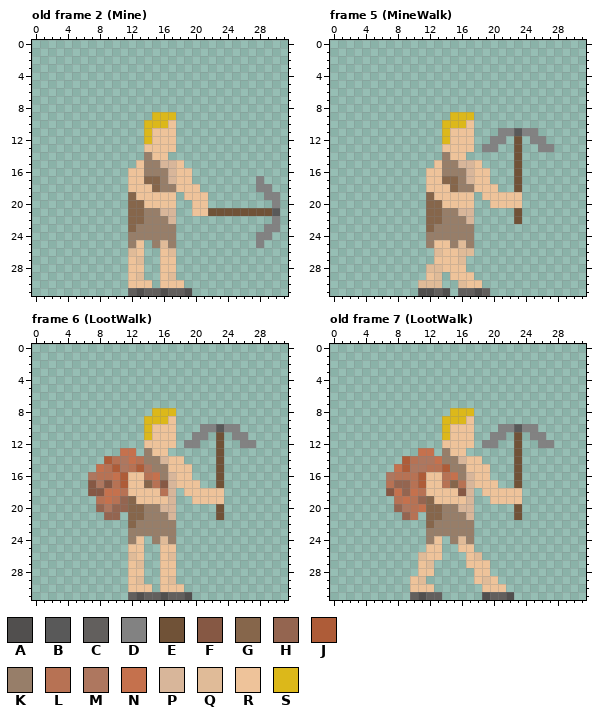
File history of a pixel-art file, pictures/Miner.aseprite. The picture above is the old version.
32x32 pixels, 8 frames. Shown: old frame 2 (Mine), frame 5 (MineWalk), frame 6 (LootWalk), old frame 7 (LootWalk). The commit also changed other frames, which this record leaves out.
Palette (. is transparent): A #514f4e  B #595959  C #625f5d  D #828282  E #705237  F #865844  G #86664b  H #946550  J #ae5c38  K #977e69  L #b77254  M #ae775f  N #c5714d  P #d8b69a  Q #e0bb98  R #eec39a  S #dcb81a
Pixels before, old frame 2 (Mine), first column x 12:
 9 ...SSS.............
10 ..SSSR.............
11 ..SRRR.............
12 ..SRRR.............
13 ..RRRR.............
14 ..KRR..............
15 .RKKPPR............
16 RRKKKPRR...........
17 RRGGKPRR........D..
18 RRRGKKRRR.......DD.
19 GRRRRR.RRR.......DD
20 GGRRRR..RR........D
21 GGKKPP..RREEEEEEEEB
22 GGKKKP............D
23 GKKKKK...........DD
24 KKKKKK..........DD.
25 KR.KQK..........D..
26 QR..RQ.............
27 RQ..RR.............
28 RR..RR.............
29 RQ..RQ.............
30 RRR.RRR............
31 CACCACCA...........
Pixels before, frame 5 (MineWalk), first column x 11:
 9 ....SSS..........
10 ...SSSR..........
11 ...SRRR...DDBDD..
12 ...SRRR..DD.E.DD.
13 ...RRRR.DD..E..DD
14 ...KRR......E....
15 ..RKKPPR....E....
16 .RRKKKPRR...E....
17 .RRGGKPRR...E....
18 .RRRGKKRRR..E....
19 .GRRRRR.RRRRR....
20 .GGRRRR..RRRR....
21 .GGKKPP.....E....
22 .GGKKKP.....E....
23 .GKKKKK..........
24 .KKKKKK..........
25 .KRRKQK..........
26 ..QRRQQ..........
27 ..RRRQ...........
28 .QQRRR...........
29 .RQ.RRR..........
30 QQQ..QRR.........
31 AACA.CCAC........
Pixels before, frame 6 (LootWalk), first column x 7:
 8 ........SSS..........
 9 .......SSSR..........
10 .......SRRR...DDBDD..
11 .......SRRR..DD.E.DD.
12 .......RRRR.DD..E..DD
13 ....NN.KRR......E....
14 ..JLMNLKKPRR....E....
15 .NLJMLJMKKRRR...E....
16 MLLNJRRLNKPRR...E....
17 FMFLJRRGLFPRRR..E....
18 FFNNLRRRRLP.RRRRR....
19 .LNLHGRRRRP..RRRR....
20 .HMHHGGKKPP.....E....
21 ..HH.GGKKKP.....E....
22 .....GKKKKK..........
23 .....KKKKKK..........
24 .....KR.KQK..........
25 .....RR..RR..........
26 .....QR..RQ..........
27 .....RQ..RR..........
28 .....RR..RR..........
29 .....RQ..RQ..........
30 .....RRR.RRR.........
31 .....CACCACCA........
Pixels before, old frame 7 (LootWalk), first column x 7:
 8 ........SSS..........
 9 .......SSSR..........
10 .......SRRR...DDBDD..
11 .......SRRR..DD.E.DD.
12 .......RRRR.DD..E..DD
13 ....NN.KRR......E....
14 ..JLMMNKKPRR....E....
15 .NJMMLLJKKRRR...E....
16 MLLLJRRLNKPRR...E....
17 LHHLJRRLGLPRRR..E....
18 FNHNLRRRRFP.RRRRR....
19 .LNLHGRRRRP..RRRR....
20 .HMLNGGKKPP.....E....
21 ..HL.GGKKKP.....E....
22 .....GKKKKK..........
23 .....KKKKKK..........
24 .....KR.KQK..........
25 .....RR..RR..........
26 ....QRR...RQ.........
27 ....RQ....RRR........
28 ....RR.....RR........
29 ...RQ......RQR.......
30 ...RRR......RRR......
31 ...CACC.....ACCA.....
New version:
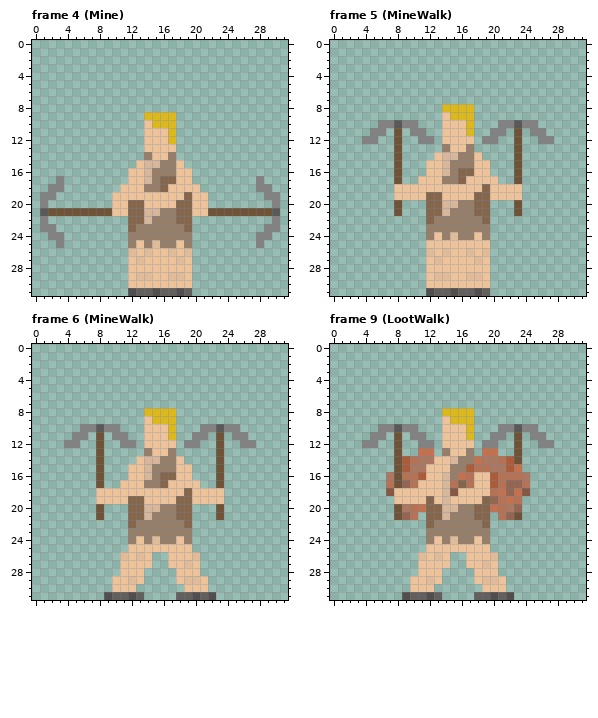
A new or re-ordered frame is compared with the old frame closest to it.
Edits made:
frames 8 -> 10
layer "Layer 2" added
frames re-ordered
Frame 4 (Mine) against old frame 2 (Mine), layer "Layer 2":
y 9: x 14 . -> S
y 10..12: x 14 S -> R; x 17 R -> S
y 14: x 17 . -> K
y 15: x 14..17 KKPP -> PPKK
y 16: x 14 K -> P; x 17 P -> K
y 17: x 3 . -> D; x 14..17 GGKP -> PKGG
y 18: x 2..3 .. -> DD; x 11 . -> R; x 14..17 RGKK -> KKGR
y 19: x 1..2 .. -> DD; x 10..12 ..G -> RRR; x 18..19 .R -> RG
y 20: x 1 . -> D; x 10..11 .. -> RR; x 18..19 .. -> GG
y 21: x 1..11 ........... -> BEEEEEEEERR; x 14..19 KKPP.. -> PPKKGG
y 22: x 1 . -> D; x 14 K -> P; x 17..19 P.. -> KGG
y 23: x 1..2 .. -> DD; x 18..19 .. -> KG
y 24: x 2..3 .. -> DD; x 18..19 .. -> KK
y 25: x 3 . -> D; x 14..16 .KQ -> KQK; x 18..19 .. -> RK
y 26: x 14..15 .. -> QR; x 18..19 .. -> RQ
y 27: x 14..15 .. -> RR; x 18..19 .. -> QR
y 28: x 14..15 .. -> RR; x 18..19 .. -> RR
y 29: x 14..15 .. -> QR; x 18..19 .. -> QR
y 30: x 15 . -> R; x 19 . -> R
y 31: x 12..13 CA -> AC; x 15..16 CA -> AC; x 18..19 CA -> AC
Frame 5 (MineWalk), layers "Layer 2", "Layer 1":
y 8: x 14..17 .... -> SSSS
y 9: x 14 . -> R
y 10: x 6..10 ..... -> DDBDD; x 14..17 SSSR -> RRRS; x 21..25 ..... -> DDBDD
y 11: x 5..6 .. -> DD; x 8 . -> E; x 10..11 .. -> DD; x 14 S -> R; x 17 R -> S; x 20 . -> D; x 22..24 DBD -> .E.; x 26 . -> D
y 12: x 4..5 .. -> DD; x 8 . -> E; x 11..12 .. -> DD; x 14 S -> R; x 19 . -> D; x 21 D -> .; x 25 D -> .; x 27 . -> D
y 13: x 8 . -> E; x 14 R -> K; x 17 R -> K; x 19..20 DD -> ..; x 26..27 DD -> ..
y 14: x 8 . -> E; x 13..18 .KRR.. -> RPPKKR
y 15: x 8 . -> E; x 12 . -> R; x 14 K -> P; x 16..17 PP -> KK; x 19 . -> R
y 16: x 8 . -> E; x 14 K -> P; x 16..17 KP -> GG
y 17: x 8 . -> E; x 11 . -> R; x 14..17 GGKP -> KKGR; x 20 . -> R
y 18: x 8..11 .... -> RRRR; x 15..17 GKK -> RRR; x 19 R -> G; x 21..23 ..E -> RRR
y 19: x 8..11 .... -> RRRR; x 13 R -> G; x 18..19 .R -> GG
y 20: x 8 . -> E; x 14..23 RRRR..RRRR -> PPKKGG...E
y 21: x 8 . -> E; x 14 K -> P; x 16..19 PP.. -> KKGG
y 22: x 13 G -> K; x 17..19 P.. -> KKG; x 23 E -> .
y 23: x 12 G -> K; x 18..19 .. -> KK
y 24: x 13 K -> R; x 15 K -> Q; x 18..19 .. -> RK
y 25: x 12 K -> R; x 15..19 KQK.. -> RRRRR
y 26: x 12..14 .QR -> QRQ; x 16 Q -> R; x 18..19 .. -> RQ
y 27: x 12..13 .R -> RQ; x 16..19 Q... -> RRQR
y 28: x 12..13 QQ -> RR; x 17..19 ... -> RRR
y 29: x 14 . -> Q; x 17..19 R.. -> QQR
y 30: x 11..16 QQQ..Q -> .RRRRR; x 19 . -> R
y 31: x 11 A -> .; x 14..15 A. -> CA
Frame 6 (MineWalk), layers "Layer 2", "Layer 1":
y 8: x 14 . -> S
y 9: x 14 S -> R; x 17 R -> S
y 10: x 6..10 ..... -> DDBDD; x 14 S -> R; x 17 R -> S
y 11: x 5..6 .. -> DD; x 8 . -> E; x 10..11 .. -> DD; x 14 S -> R; x 17 R -> S
y 12: x 4..5 .. -> DD; x 8 . -> E; x 11..12 .. -> DD
y 13: x 8 . -> E; x 11..12 NN -> ..; x 17 . -> K
y 14: x 8..17 .JLMNLKKPR -> E....RPPKK
y 15: x 8..14 NLJMLJM -> E...RRP; x 17 R -> K
y 16: x 7..11 MLLNJ -> .E...; x 14..17 LNKP -> PKGG
y 17: x 7..11 FMFLJ -> .E..R; x 14..17 GLFP -> KKGR
y 18: x 7..11 FFNNL -> .RRRR; x 16..19 LP.R -> RRRG
y 19: x 8..11 LNLH -> RRRR; x 13 R -> G; x 17..19 P.. -> RGG
y 20: x 8..11 HMHH -> E...; x 14..19 KKPP.. -> PPKKGG
y 21: x 8..10 .HH -> E..; x 14 K -> P; x 17..19 P.. -> KGG
y 22: x 18..19 .. -> KG
y 23: x 18..19 .. -> KK
y 24: x 14..16 .KQ -> KQK; x 18..19 .. -> RK
y 25: x 14..15 .. -> RR; x 18..19 .. -> RR
y 26: x 11..14 .QR. -> QRQR; x 16..20 RQ... -> .RRRQ
y 27: x 11 . -> R; x 13..14 Q. -> RR; x 16 R -> .; x 18..20 ... -> RQR
y 28: x 11 . -> R; x 16..20 RR... -> ..RRR
y 29: x 10..13 ..RQ -> RRQR; x 16..21 RQ.... -> ..RQQR
y 30: x 10..11 .. -> RR; x 13..14 RR -> ..; x 16..21 RRR... -> ...RRR
y 31: x 9..17 ...CACCAC -> ACCAC....; x 19..22 A... -> CACA
Frame 9 (LootWalk) is new; against old frame 7 (LootWalk), layer "Layer 2":
y 8: x 14 . -> S
y 9: x 14 S -> R; x 17 R -> S
y 10: x 6..10 ..... -> DDBDD; x 14 S -> R; x 17 R -> S
y 11: x 5..6 .. -> DD; x 8 . -> E; x 10..11 .. -> DD; x 14 S -> R; x 17 R -> S
y 12: x 4..5 .. -> DD; x 8 . -> E; x 11..12 .. -> DD
y 13: x 8 . -> E; x 17 . -> K; x 19..20 .. -> NN
y 14: x 8 . -> E; x 13..22 NKKPRR.... -> RRPKKNMMLJ
y 15: x 8 N -> E; x 12..14 LLJ -> RRR; x 17..23 RRR...E -> JLLMMJN
y 16: x 8 L -> E; x 14..17 LNKP -> PKNL; x 20..24 ...E. -> JLLLM
y 17: x 8 H -> E; x 11 J -> R; x 14..17 LGLP -> PLGL; x 20..24 R..E. -> JLHHL
y 18: x 8..11 NHNL -> RRRR; x 14..18 RRFP. -> PFRRR; x 20..24 RRRR. -> LNHNF
y 19: x 8..11 LNLH -> RRRR; x 14 R -> P; x 17..23 P..RRRR -> RRGHLNL
y 20: x 8 H -> E; x 14..23 KKPP.....E -> PPKKGGNLMH
y 21: x 8 . -> E; x 14 K -> P; x 17..19 P.. -> KGG; x 21..22 .. -> LH
y 22: x 18..19 .. -> KG
y 23: x 18..19 .. -> KK
y 24: x 14..16 .KQ -> KQK; x 18..19 .. -> RK
y 25: x 14..15 .. -> RR; x 18..19 .. -> RR
y 26: x 13..14 R. -> QR; x 18..20 Q.. -> RRQ
y 27: x 12..14 Q.. -> RRR; x 19..20 R. -> QR
y 28: x 13 . -> R; x 20 . -> R
y 29: x 11..13 Q.. -> RQR; x 20..21 R. -> QR
y 31: x 9 . -> A; x 11..12 AC -> CA; x 18..20 .AC -> CCA
Pixel boxes of the changes (left, top, right, bottom) in both pictures:
changed: (40, 112, 192, 296)
changed: (362, 104, 554, 296)
changed: (64, 408, 216, 600)
changed: (362, 408, 530, 600)
